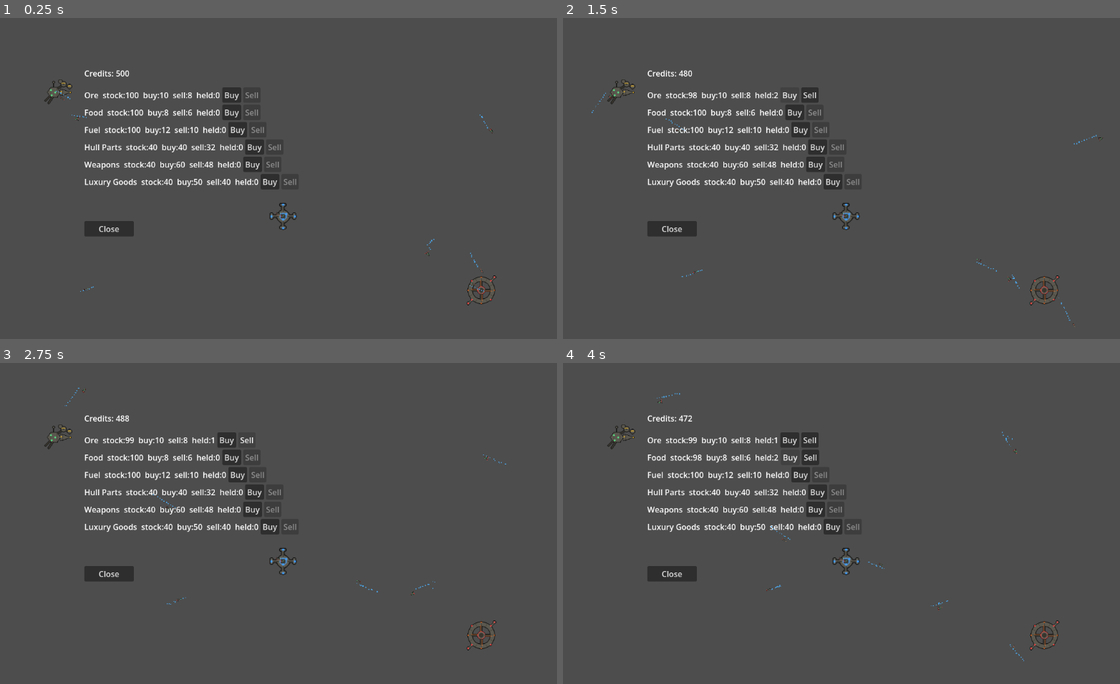
Above: before the commit, frames 1-4 (two rows, left to right).
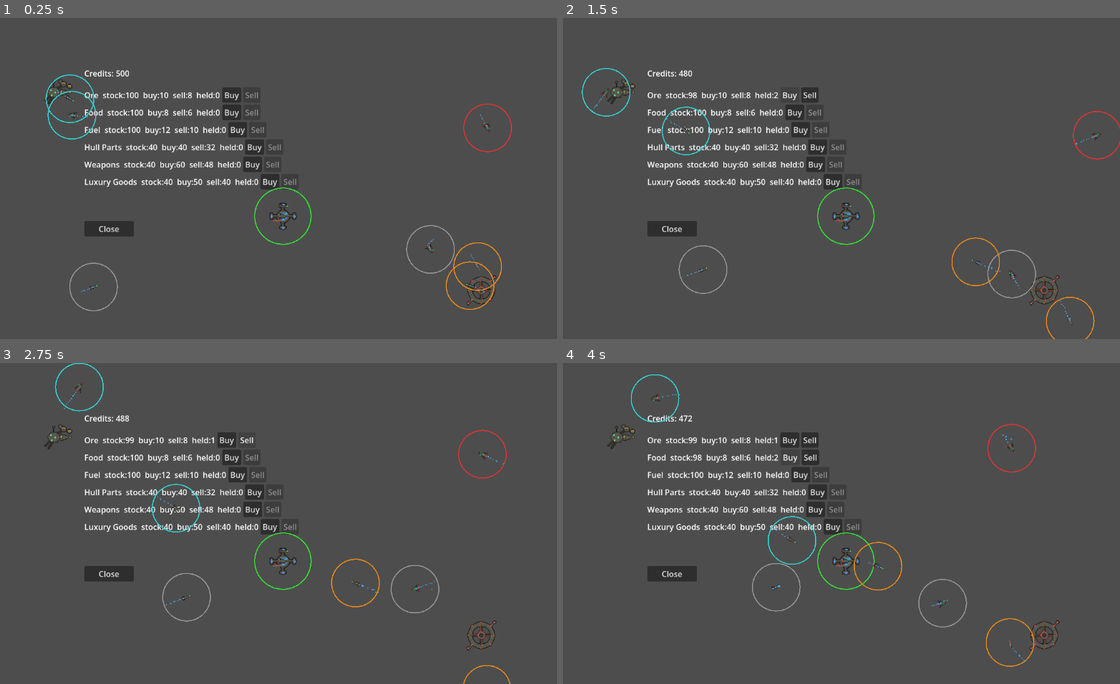
Above: after the commit, the same moments.

Repository: darthlemi/SpaceGame
Game: Godot game, scene res://scenes/campaign/campaign_scene.tscn
Two runs of this game, one before a commit and one after it. Both use one fixed random seed, a clock stepped at 60 frames per second and the inputs below.
Inputs:
- Up to frame 1 (0.25 s): no input
- Up to frame 2 (1.5 s): click "Buy" at 0.5 s; click "Buy" at 1.25 s
- Up to frame 3 (2.75 s): click "Sell" at 2 s
- Up to frame 4 (4 s): click "Buy" at 2.75 s; click "Buy" at 3.5 s

The runs differ from the first frame. In frame 1, 1.1% of the frame differs, in the area x 8-92%, y 17-92%; in frame 2, 1.0%; in frame 3, 1.0%; in frame 4, 1.1%, in the area x 12-85%, y 3-95%.

Commit message:
Per-ship engine trails and faction-colored fleet circles on overworld icons
Each ship sprite in a fleet clump now gets its own engine trail (scaled
down per-ship so total particle count doesn't multiply with fleet size)
instead of a single trail at the icon's center. Fleet icons also draw a
thin outline ring colored by faction (player green, pirate red, Dominion
orange, Freehold cyan, trader/neutral grey), sized to grow modestly with
ship count. Ship clump offsets switched from random placement to a
deterministic golden-angle spiral so ships sit centered and don't stack
on top of each other.

Diff:
--- a/scripts/campaign/campaign_fleet_icon.gd
+++ b/scripts/campaign/campaign_fleet_icon.gd
@@ -7,8 +7,8 @@
 
 enum BehaviorType { PLAYER, PATROL, TRADER, PIRATE }
 
-const CLUMP_RADIUS := 18.0
-const SHIP_ICON_MAX_DIM := 10.0
+const CLUMP_RADIUS := 36.0
+const SHIP_ICON_MAX_DIM := 20.0
 const SHIP_ICON_TEXTURES := {
 	ShipType.Kind.CORVETTE: "res://assets/sprites/ships/corvette.png",
 	ShipType.Kind.FREIGHTER: "res://assets/sprites/ships/freighter.png",
@@ -25,6 +25,18 @@
 const ENGINE_TRAIL_SCALE_MAX := 2.5
 const MAP_MIN := Vector2(0, 0)
 const MAP_MAX := Vector2(4000, 2400)
+const FACTION_CIRCLE_PADDING := 12.0
+const FACTION_CIRCLE_WIDTH := 2.0
+const SHIP_OFFSET_SPACING := 14.0
+const SHIP_OFFSET_GOLDEN_ANGLE := 2.39996
+const FACTION_COLORS := {
+	CampaignFleet.Faction.PLAYER: Color(0.2, 0.9, 0.2, 1.0),
+	CampaignFleet.Faction.PIRATE: Color(0.9, 0.2, 0.2, 1.0),
+	CampaignFleet.Faction.DOMINION: Color(0.95, 0.55, 0.1, 1.0),
+	CampaignFleet.Faction.FREEHOLD: Color(0.2, 0.85, 0.85, 1.0),
+	CampaignFleet.Faction.TRADER: Color(0.6, 0.6, 0.6, 1.0),
+	CampaignFleet.Faction.NEUTRAL: Color(0.6, 0.6, 0.6, 1.0),
+}
 
 @export var behavior_type: BehaviorType = BehaviorType.PATROL
 @export var wander_radius: float = 150.0
@@ -44,8 +56,9 @@
 
 var _ship_dots: Array[Sprite2D] = []
 var _ship_dot_offsets: Array[Vector2] = []
+var _ship_trails: Array[CPUParticles2D] = []
 var _heading_angle: float = 0.0
-var _engine_trail: CPUParticles2D
+var _faction_circle_radius: float = 0.0
 
 signal trader_arrived(at_home: bool)
 
@@ -55,7 +68,6 @@
 	_spawn_point = fleet.position
 	_move_target = fleet.position
 	_home_position = home_pos
-	_ensure_engine_trail()
 	_sync_ship_dots()
 
 func set_move_target(target: Vector2) -> void:
@@ -78,7 +90,8 @@
 		return
 	_sync_ship_dots()
 	if frozen:
-		_engine_trail.emitting = false
+		for trail in _ship_trails:
+			trail.emitting = false
 		return
 	match behavior_type:
 		BehaviorType.PATROL:
@@ -96,10 +109,12 @@
 	var movement := global_position - previous_position
 	if movement.length() > HEADING_EPSILON:
 		_heading_angle = movement.angle()
-	for dot in _ship_dots:
-		dot.rotation = _heading_angle
-	_engine_trail.rotation = _heading_angle
-	_engine_trail.emitting = movement.length() > HEADING_EPSILON
+	var is_moving := movement.length() > HEADING_EPSILON
+	for i in _ship_dots.size():
+		_ship_dots[i].rotation = _heading_angle
+		_ship_trails[i].position = _ship_dot_offsets[i]
+		_ship_trails[i].rotation = _heading_angle
+		_ship_trails[i].emitting = is_moving
 
 func _process_trader() -> void:
 	if player_target != null and is_instance_valid(player_target) and TraderBehavior.should_flee(global_position, player_target.global_position, flee_range):
@@ -118,30 +133,13 @@
 			return
 	_move_target = PatrolBehavior.next_wander_target(_spawn_point, _move_target, global_position, wander_radius, arrival_radius)
 
-func _ensure_engine_trail() -> void:
-	if _engine_trail != null:
-		return
-	_engine_trail = CPUParticles2D.new()
-	_engine_trail.emitting = false
-	_engine_trail.amount = ENGINE_TRAIL_AMOUNT
-	_engine_trail.lifetime = ENGINE_TRAIL_LIFETIME
-	_engine_trail.direction = Vector2(-1, 0)
-	_engine_trail.spread = ENGINE_TRAIL_SPREAD
-	_engine_trail.gravity = Vector2.ZERO
-	_engine_trail.initial_velocity_min = ENGINE_TRAIL_VELOCITY_MIN
-	_engine_trail.initial_velocity_max = ENGINE_TRAIL_VELOCITY_MAX
-	_engine_trail.scale_amount_min = ENGINE_TRAIL_SCALE_MIN
-	_engine_trail.scale_amount_max = ENGINE_TRAIL_SCALE_MAX
-	_engine_trail.color = ENGINE_TRAIL_COLOR
-	add_child(_engine_trail)
-
 func _sync_ship_dots() -> void:
 	var target: int = fleet.ship_compositions.size()
 	while _ship_dots.size() < target:
 		var index := _ship_dots.size()
 		if index >= _ship_dot_offsets.size():
-			var angle := randf_range(0.0, TAU)
-			var distance := randf_range(0.0, CLUMP_RADIUS)
+			var angle := index * SHIP_OFFSET_GOLDEN_ANGLE
+			var distance: float = min(CLUMP_RADIUS, SHIP_OFFSET_SPACING * sqrt(float(index)))
 			_ship_dot_offsets.append(Vector2.RIGHT.rotated(angle) * distance)
 		var dot := Sprite2D.new()
 		dot.texture = _ship_icon_texture(fleet.ship_compositions[index])
@@ -151,10 +149,41 @@
 		dot.rotation = _heading_angle
 		add_child(dot)
 		_ship_dots.append(dot)
+		_ship_trails.append(_make_engine_trail())
 	while _ship_dots.size() > target:
 		var dot: Sprite2D = _ship_dots.pop_back()
 		dot.queue_free()
+		var trail: CPUParticles2D = _ship_trails.pop_back()
+		trail.queue_free()
+	if _ship_dots.size() != target:
+		return
+	var new_radius := CLUMP_RADIUS + FACTION_CIRCLE_PADDING * sqrt(max(target, 1))
+	if new_radius != _faction_circle_radius:
+		_faction_circle_radius = new_radius
+		queue_redraw()
+
+func _make_engine_trail() -> CPUParticles2D:
+	var trail := CPUParticles2D.new()
+	trail.emitting = false
+	trail.amount = max(1, ENGINE_TRAIL_AMOUNT / max(fleet.ship_compositions.size(), 1))
+	trail.lifetime = ENGINE_TRAIL_LIFETIME
+	trail.direction = Vector2(-1, 0)
+	trail.spread = ENGINE_TRAIL_SPREAD
+	trail.gravity = Vector2.ZERO
+	trail.initial_velocity_min = ENGINE_TRAIL_VELOCITY_MIN
+	trail.initial_velocity_max = ENGINE_TRAIL_VELOCITY_MAX
+	trail.scale_amount_min = ENGINE_TRAIL_SCALE_MIN
+	trail.scale_amount_max = ENGINE_TRAIL_SCALE_MAX
+	trail.color = ENGINE_TRAIL_COLOR
+	add_child(trail)
+	return trail
 
 func _ship_icon_texture(comp: Dictionary) -> Texture2D:
 	var kind: ShipType.Kind = ShipType.kind_of(comp)
 	return load(SHIP_ICON_TEXTURES[kind])
+
+func _draw() -> void:
+	if fleet == null or _faction_circle_radius <= 0.0:
+		return
+	var color: Color = FACTION_COLORS.get(fleet.faction, FACTION_COLORS[CampaignFleet.Faction.NEUTRAL])
+	draw_arc(Vector2.ZERO, _faction_circle_radius, 0.0, TAU, 48, color, FACTION_CIRCLE_WIDTH)
--- a/tests/test_campaign_fleet_icon.gd
+++ b/tests/test_campaign_fleet_icon.gd
@@ -62,6 +62,7 @@
 	var frozen_fleet := CampaignFleet.new()
 	frozen_fleet.position = Vector2(300, 300)
 	frozen_fleet.speed = 400.0
+	frozen_fleet.ship_compositions = [{"max_hp": 100.0, "current_hp": 100.0, "max_shield": 0.0, "current_shield": 0.0}]
 	var frozen_icon: Area2D = CampaignFleetIconScene.instantiate()
 	frozen_icon.behavior_type = frozen_icon.BehaviorType.PATROL
 	frozen_icon.wander_radius = 50.0
@@ -224,8 +225,15 @@
 		if dot.texture == null:
 			failures.append("ship dots: expected dot to have a ship texture assigned")
 
+	# Per-ship trails: one CPUParticles2D per ship dot, not one shared trail
+	# for the whole fleet.
+	var trail_nodes: Array = dots_icon.get_children().filter(func(c): return c is CPUParticles2D)
+	if trail_nodes.size() != 3:
+		failures.append("ship trails: expected one trail per ship dot (3), got %d" % trail_nodes.size())
+
 	# Live update: shrinking ship_compositions and ticking physics should
-	# remove dots to match, without moving the surviving dots' positions.
+	# remove dots (and their paired trails) to match, without moving the
+	# surviving dots' positions.
 	var surviving_positions: Array = []
 	for dot in dot_nodes.slice(0, 2):
 		surviving_positions.append(dot.position)
@@ -237,6 +245,9 @@
 	for i in dot_nodes_after.size():
 		if dot_nodes_after[i].position != surviving_positions[i]:
 			failures.append("ship dots: expected surviving dot %d to keep its position %s, got %s" % [i, surviving_positions[i], dot_nodes_after[i].position])
+	var trail_nodes_after: Array = dots_icon.get_children().filter(func(c): return c is CPUParticles2D)
+	if trail_nodes_after.size() != 2:
+		failures.append("ship trails: expected trail count to drop to 2 after composition shrank, got %d" % trail_nodes_after.size())
 
 	dots_icon.queue_free()
 
@@ -319,4 +330,37 @@
 	bounds_trader_icon.queue_free()
 	bounds_threat_icon.queue_free()
 
+	# Faction circle: radius should grow with ship count (sqrt scaling), and
+	# the color map should return a distinct color per faction, falling back
+	# to the neutral color for an unmapped value.
+	var small_fleet := CampaignFleet.new()
+	small_fleet.faction = CampaignFleet.Faction.PLAYER
+	small_fleet.ship_compositions = [{"max_hp": 100.0, "current_hp": 100.0, "max_shield": 0.0, "current_shield": 0.0}]
+	var small_icon: CampaignFleetIcon = CampaignFleetIconScene.instantiate()
+	tree.root.add_child(small_icon)
+	small_icon.setup(small_fleet, Vector2.ZERO)
+
+	var large_fleet := CampaignFleet.new()
+	large_fleet.faction = CampaignFleet.Faction.PIRATE
+	large_fleet.ship_compositions = [
+		{"max_hp": 100.0, "current_hp": 100.0, "max_shield": 0.0, "current_shield": 0.0},
+		{"max_hp": 100.0, "current_hp": 100.0, "max_shield": 0.0, "current_shield": 0.0},
+		{"max_hp": 100.0, "current_hp": 100.0, "max_shield": 0.0, "current_shield": 0.0},
+		{"max_hp": 100.0, "current_hp": 100.0, "max_shield": 0.0, "current_shield": 0.0},
+	]
+	var large_icon: CampaignFleetIcon = CampaignFleetIconScene.instantiate()
+	tree.root.add_child(large_icon)
+	large_icon.setup(large_fleet, Vector2.ZERO)
+
+	if large_icon._faction_circle_radius <= small_icon._faction_circle_radius:
+		failures.append("faction circle: expected a 4-ship fleet's circle radius (%s) to be larger than a 1-ship fleet's (%s)" % [large_icon._faction_circle_radius, small_icon._faction_circle_radius])
+
+	if CampaignFleetIcon.FACTION_COLORS[CampaignFleet.Faction.PLAYER] != Color(0.2, 0.9, 0.2, 1.0):
+		failures.append("faction circle: expected PLAYER color to be green, got %s" % CampaignFleetIcon.FACTION_COLORS[CampaignFleet.Faction.PLAYER])
+	if CampaignFleetIcon.FACTION_COLORS[CampaignFleet.Faction.PIRATE] != Color(0.9, 0.2, 0.2, 1.0):
+		failures.append("faction circle: expected PIRATE color to be red, got %s" % CampaignFleetIcon.FACTION_COLORS[CampaignFleet.Faction.PIRATE])
+
+	small_icon.queue_free()
+	large_icon.queue_free()
+
 	return failures
